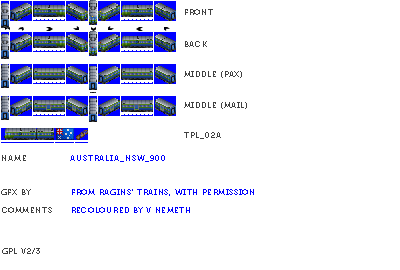
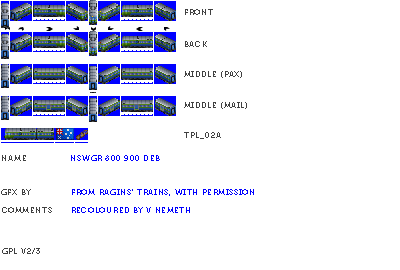
Layer changes from the first 400px x 270px image to the second:
renamed "Australia_NSW_900" to "NSWGR 800 900 DEB", painted on it over [70, 155, 165, 162]
